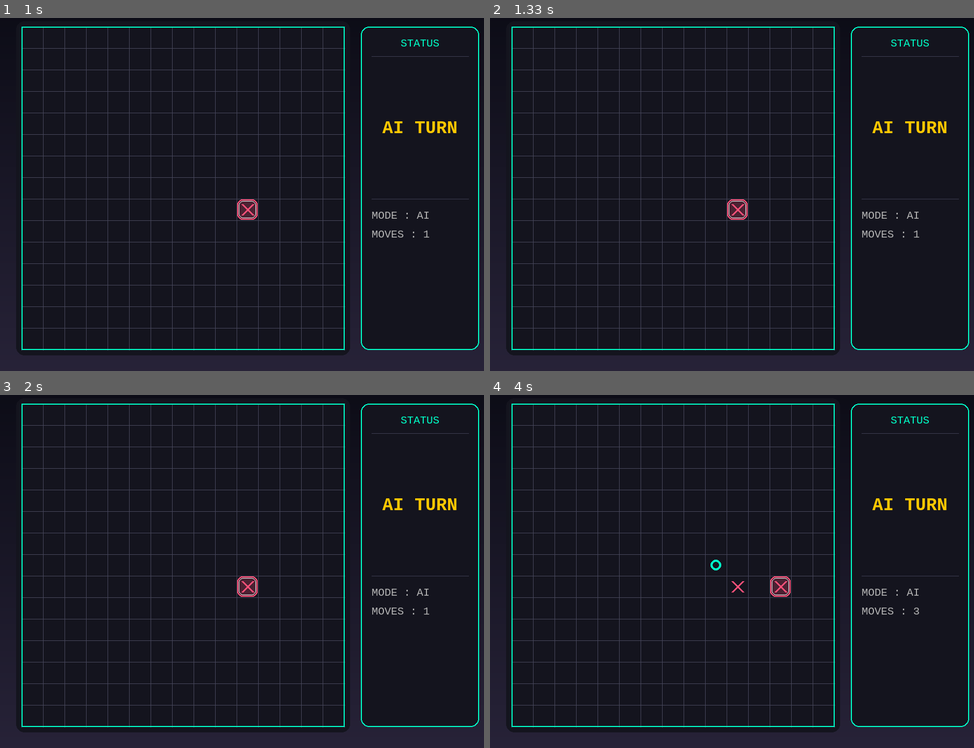
Above: before the commit, frames 1-4 (two rows, left to right).
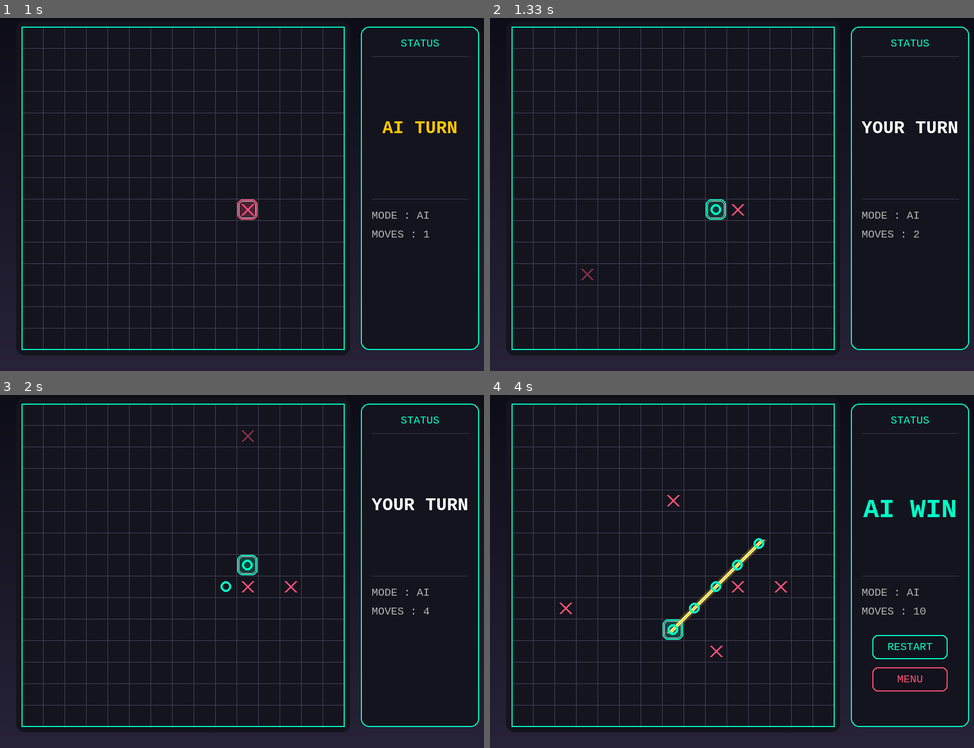
Above: after the commit, the same moments.

Repository: Vuongtlwir/project-ai-caro
Game: pygame game, started from main.py
The game is run twice, just before and just after one commit, with the same random seed, the same clock (stepped at 60 frames per second) and the same inputs.
Inputs (mouse positions are in pixels of both pictures, inside the frame that each line leads up to):
- Up to frame 1 (1 s): click (242, 187) at 0.38 s; click (246, 212) at 0.72 s
- Up to frame 2 (1.33 s): click (581, 275) at 1.05 s
- Up to frame 3 (2 s): click (300, 596) at 1.38 s; click (251, 440) at 1.72 s
- Up to frame 4 (4 s): click (707, 659) at 2.05 s; click (717, 504) at 2.38 s; click (664, 490) at 2.72 s; click (548, 483) at 3.05 s; click (572, 599) at 3.38 s

Frame 1 is identical in both runs. In frame 2, 0.9% of the frame differs, in the area x 18-97%, y 29-75%; in frame 3, 1.0%; in frame 4, 2.0%, in the area x 14-97%, y 28-84%.

Commit message:
giam thoi gian va so nodes duyet cua AI

Diff:
--- a/src/ai/heuristic.py
+++ b/src/ai/heuristic.py
@@ -15,12 +15,12 @@
     (5, 2): WIN_SCORE,
 
     # Open 4 (2 ĐẦU ĐỀU MỞ : KHÔNG THỂ CHẶN)
-    (4, 2): 500_000,
+    (4, 2): 1_000_000,
     # Blocked 4 (CHẶN 1 ĐẦU)
-    (4, 1): 50_000,
+    (4, 1): 200_000,
 
     # Open 3 (2 ĐẦU ĐỀU MỞ)
-    (3, 2): 18_000,
+    (3, 2): 25_000,
     # Blocked 3 ( CHẶN 1 ĐẦU )
     (3, 1): 1_500,
 
@@ -35,12 +35,12 @@
 }
 
 # Double threat bonus: ĐIỂM THƯỞNG CHO NHIỀU OPEN 3 OPEN 4
-DOUBLE_THREAT_BONUS = 100_000
+DOUBLE_THREAT_BONUS = 300_000
 
 
 # NGĂN CHẶN CÁC ĐIỂM QUAN TRỌNG (e.g., XX_XX, X_XXX) - KHOẢNG TRỐNG TRONG CHUỖI
 BROKEN_FOUR_SCORE = 100_000  # X_XXX or XX_XX pattern
-BROKEN_THREE_SCORE = 5_000   # X_XX or XX_X pattern
+BROKEN_THREE_SCORE = 8_000   # X_XX or XX_X pattern
 
 # MỨC ĐỘ ƯU TIÊN CHO CÁC MỐI ĐE DỌA TỪ ĐỐI THỦ
 OPPONENT_WEIGHT =  1.15
@@ -221,7 +221,7 @@
                         threats.append((length, open_ends))
         strong_threats = len([t for t in threats if t[0] >= 3])
         if strong_threats >=2:
-            return DOUBLE_THREAT_BONUS * (strong_threats -1)
+            return DOUBLE_THREAT_BONUS * strong_threats
         return 0
 
 
--- a/src/ai/minimax.py
+++ b/src/ai/minimax.py
@@ -6,7 +6,7 @@
 from src.game.board import Board
 from src.game.constants import *
 
-from .heuristic import WIN_SCORE
+from .heuristic import WIN_SCORE, BROKEN_FOUR_SCORE
 from .types import Move
 
 from .iterative_deepening import IterativeDeepening
@@ -40,7 +40,6 @@
         self.nodes_evaluated = 0
 
     def search_root(self, board: Board, depth):
-
         self.start_time = time.perf_counter()
         self.time_up = False
 
@@ -83,9 +82,35 @@
 
             board.undo_move_simulate(row, col)
 
-        # =========================================
+        # TẠO THREAT MẠNH CHO AI trước, nhưng vẫn chặn nếu player có threat tức thời
+        attack_move = self.find_dangerous_threat_move(board, AI)
+
+        # CHẶNG CÁC THREAT NGUY HIỂM NHẤT (open 4 / closed 4 / broken 4)
+        block_move = self.find_immediate_threat_block(board)
+        if block_move is not None:
+            return block_move, WIN_SCORE * 50 - 1
+
+        if len(board.move_history) == 1 and board.grid[board.move_history[0][0]][board.move_history[0][1]] == HUMAN:
+            return moves[0], 0
+
+        if attack_move is not None:
+            row, col = attack_move
+
+            board.make_move_simulate(row, col, AI)
+
+            attack_score = self.evaluate(board)
+
+            board.undo_move_simulate(row, col)
+
+            if attack_score > 300000:
+                return attack_move, attack_score
+
+        # TÌM NƯỚC TẤN CÔNG CHIẾM ƯU THẾ NHANH (open 3, broken 3)
+        best_tactical, tactical_score = self.find_best_tactical_move(board, AI)
+        if tactical_score >= 200_000:
+            return best_tactical, int(tactical_score)
+
         # MINIMAX
-        # =========================================
 
         for move in moves:
 
@@ -236,6 +261,107 @@
                     break
 
             return int(value)
+    # TẠO THREAT MẠNH CHO AI trước, nhưng vẫn chặn nếu player có threat tức thời.
+    def is_dangerous_threat(self, board: Board, player):
+
+        double_open3 = 0
+
+        for row in range(BOARD_SIZE):
+            for col in range(BOARD_SIZE):
+
+                if board.grid[row][col] != player:
+                    continue
+
+                for dr, dc in DIRECTIONS:
+
+                    if self.is_previous_same(board, row, col, dr, dc, player):
+                        continue
+
+                    length, open_ends = self.count_sequence(
+                        board,
+                        row,
+                        col,
+                        dr,
+                        dc,
+                        player
+                    )
+
+                    if length >= 4 and open_ends >= 1:
+                        return True
+
+                    if self.check_broken_pattern(
+                        board,
+                        row,
+                        col,
+                        dr,
+                        dc,
+                        player
+                    ) >= BROKEN_FOUR_SCORE:
+                        return True
+
+                    if length == 3 and open_ends == 2:
+                        double_open3 += 1
+                        if double_open3 >= 2:
+                            return True
+
+        return False
+    # TÌM NƯỚC TẤN CÔNG CHIẾM ƯU THẾ NHANH (open 3, broken 3)
+    def find_immediate_threat_block(self, board: Board):
+
+        best_move = None
+        best_score = -math.inf
+
+        for row, col in self.get_candidate_moves(board):
+
+            board.make_move_simulate(row, col, AI)
+
+            if not self.is_dangerous_threat(board, HUMAN):
+
+                score = self.evaluate(board)
+
+                if score > best_score:
+                    best_score = score
+                    best_move = (row, col)
+
+            board.undo_move_simulate(row, col)
+
+        return best_move
+
+    def find_best_tactical_move(self, board: Board, player: int):
+
+        best_move = None
+        best_score = -math.inf
+
+        for row, col in self.get_candidate_moves(board):
+
+            score = self.quick_tactical_score(board, row, col)
+            if score > best_score:
+                best_score = score
+                best_move = (row, col)
+
+        return best_move, best_score
+
+    def find_dangerous_threat_move(self, board: Board, player: int):
+
+        best_move = None
+        best_score = -1
+
+        for row, col in self.get_candidate_moves(board):
+
+            board.make_move_simulate(row, col, player)
+
+            score = self.count_threat_at(board, row, col, player)
+
+            if self.is_dangerous_threat(board, player):
+                score += 500_000
+
+            if score > best_score:
+                best_score = score
+                best_move = (row, col)
+
+            board.undo_move_simulate(row, col)
+
+        return best_move
 
     def is_time_up(self):
 
--- a/src/ai/move_ordering.py
+++ b/src/ai/move_ordering.py
@@ -5,6 +5,8 @@
 from .types import Move
 from src.game.constants import *
 from .heuristic import CENTER_BONUS, NEIGHBOR_RADIUS
+
+NEAREST_STONE_BONUS = 12
 
 class MoveOrdering:
 
@@ -15,12 +17,13 @@
             center = BOARD_SIZE //2
             return [(center, center)]
 
+        search_radius = 2 if len(board.move_history) == 1 else NEIGHBOR_RADIUS
         candidate: Set[Move] = set()
 
         for row, col in board.move_history:
 
-            for dr in range(-NEIGHBOR_RADIUS, NEIGHBOR_RADIUS +1):
-                for dc in range(-NEIGHBOR_RADIUS, NEIGHBOR_RADIUS +1):
+            for dr in range(-search_radius, search_radius +1):
+                for dc in range(-search_radius, search_radius +1):
                     if dr == 0 and dc ==0:
                         continue
                     nr = row +dr
@@ -52,9 +55,44 @@
             tactical = self.quick_tactical_score(board, row, col)
             score += tactical
 
+            # TĂNG ĐIỂM CHO NƯỚC ĐI TẠO THREAT MẠNH
+            board.make_move_simulate(row, col, AI)
+            if self.is_dangerous_threat(board, AI):
+                score += 300_000  # tạo threat
+            board.undo_move_simulate(row, col)
+
+            # CHỐNG THREAT CỦA player
+            if self.is_dangerous_threat(board, HUMAN):
+
+                board.make_move_simulate(row, col, AI)
+
+                if not self.is_dangerous_threat(board, HUMAN):
+                    score += 500000
+
+                board.undo_move_simulate(row, col)
+
+
+
             distance = abs(row - center) + abs(col -center)
             score += CENTER_BONUS * (BOARD_SIZE *2 - distance)
 
+            nearest_distance = min(
+                abs(row - r) + abs(col - c)
+                for r, c in board.move_history
+            )
+
+            if len(board.move_history) == 1 and board.grid[board.move_history[0][0]][board.move_history[0][1]] == HUMAN:
+                score += 1600 - nearest_distance * 240
+            else:
+                score += NEAREST_STONE_BONUS * (
+                    BOARD_SIZE * 2 - nearest_distance
+                )
+
             return score
         moves.sort( key = score_move, reverse = True)
+
+        max_moves = 40 if depth >= 3 else 24
+        if len(moves) > max_moves:
+            moves = moves[:max_moves]
+
         return moves
--- a/src/ui/pygame_ui.py
+++ b/src/ui/pygame_ui.py
@@ -1,5 +1,4 @@
-import pygame
-import math
+import pygame,math,time
 
 from src.ai.minimax import Minimax
 from src.game.board import Board
--- /dev/null
+++ b/tempCodeRunnerFile.py
@@ -0,0 +1 @@
+game.run()
